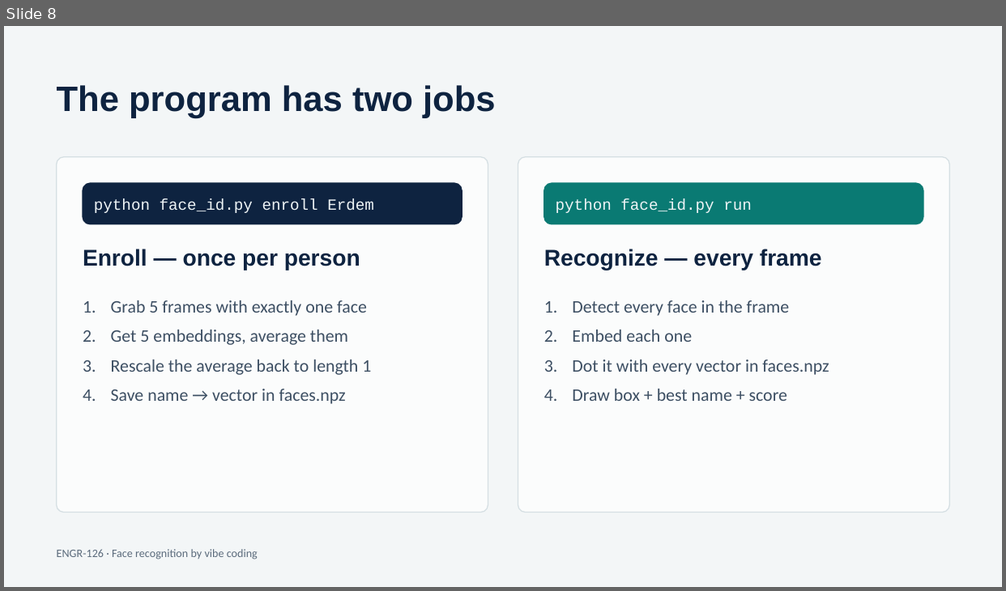
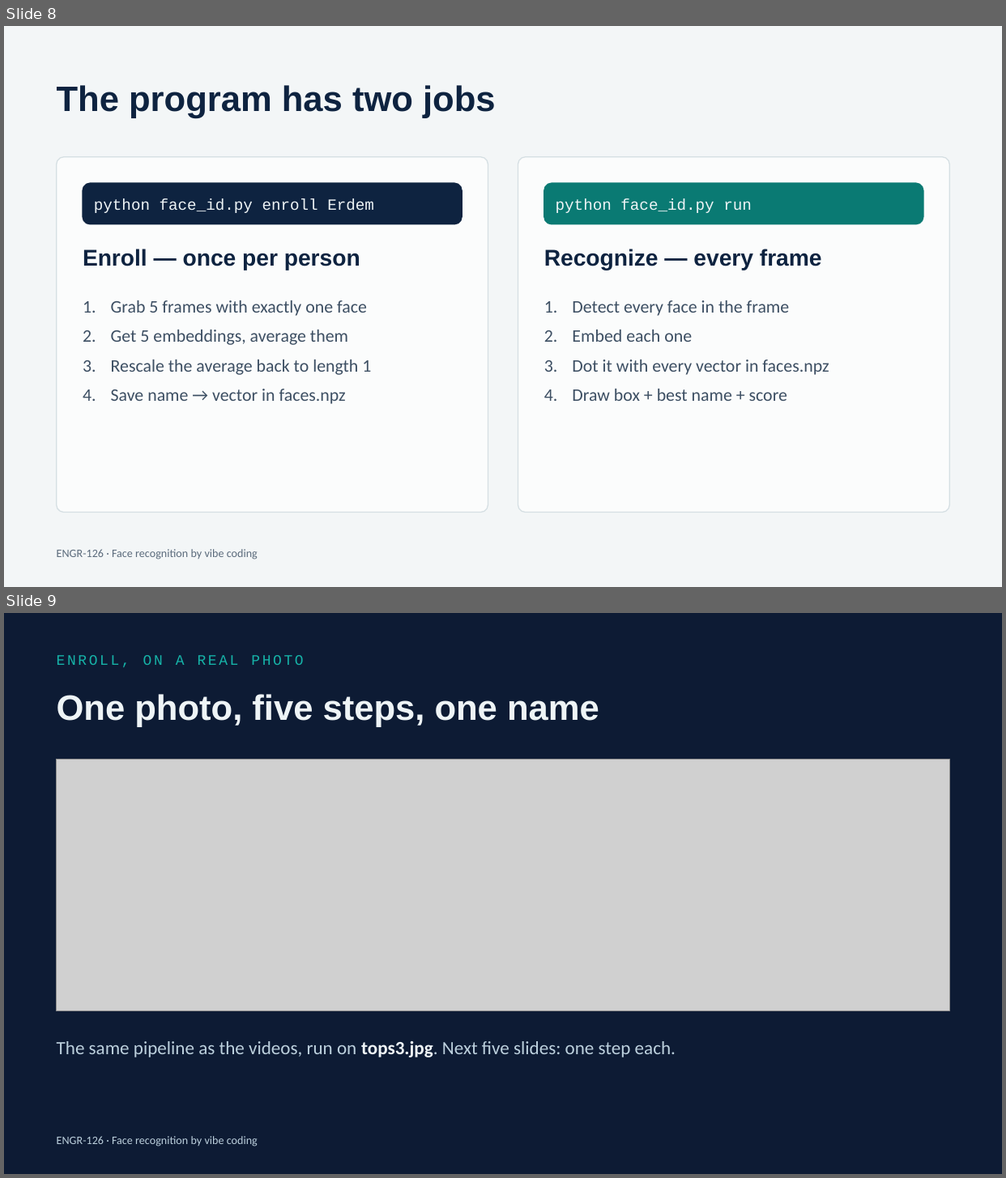
Before and after one commit to ET-Phone-Home-AI/ET-Phone-Home-AI, a slide deck: Face_Recognition_Vibe_Coding.pptx. Shown one above the other, each under a label of ours: slide 8 before the commit, slides 8 and 9 after it. The pictures are 1006x591 and 1006x1178 pixels, drawn with LibreOffice and Linux fonts; fonts in the diff are those of the drawing; grey boxes stand for pictures. Boxes give left, top, right and bottom in pixels: in the first picture for what was removed or moved away, otherwise in the second. Text is boxed around its words. In the diff, an @@ line names an element or a change of style, - is before the commit and + after.

```diff
--- a/Face_Recognition_Vibe_Coding.pptx
+++ b/Face_Recognition_Vibe_Coding.pptx
@@ slide 9 added at (x1=4, y1=613, x2=1002, y2=1174), background #0D1B34 @@
@@ text added at (x1=57, y1=655, x2=303, y2=667), 14 pt, text #16B3A8 @@
+ENROLL, ON A REAL PHOTO
@@ text added at (x1=57, y1=694, x2=599, y2=727), 34 pt, text #EEF4F6, bold @@
+One photo, five steps, one name
@@ picture added at (x1=57, y1=759, x2=949, y2=1012) @@
@@ text added at (x1=57, y1=1041, x2=675, y2=1058), 18 pt, text #BCD0DD @@
+The same pipeline as the videos, run on tops3.jpg. Next five slides: one step each.
@@ text added at (x1=57, y1=1136, x2=258, y2=1147), 11 pt, text #BCD0DD @@
+ENGR-126 · Face recognition by vibe coding
```
Also in this commit, not shown: 5 other slides added.
